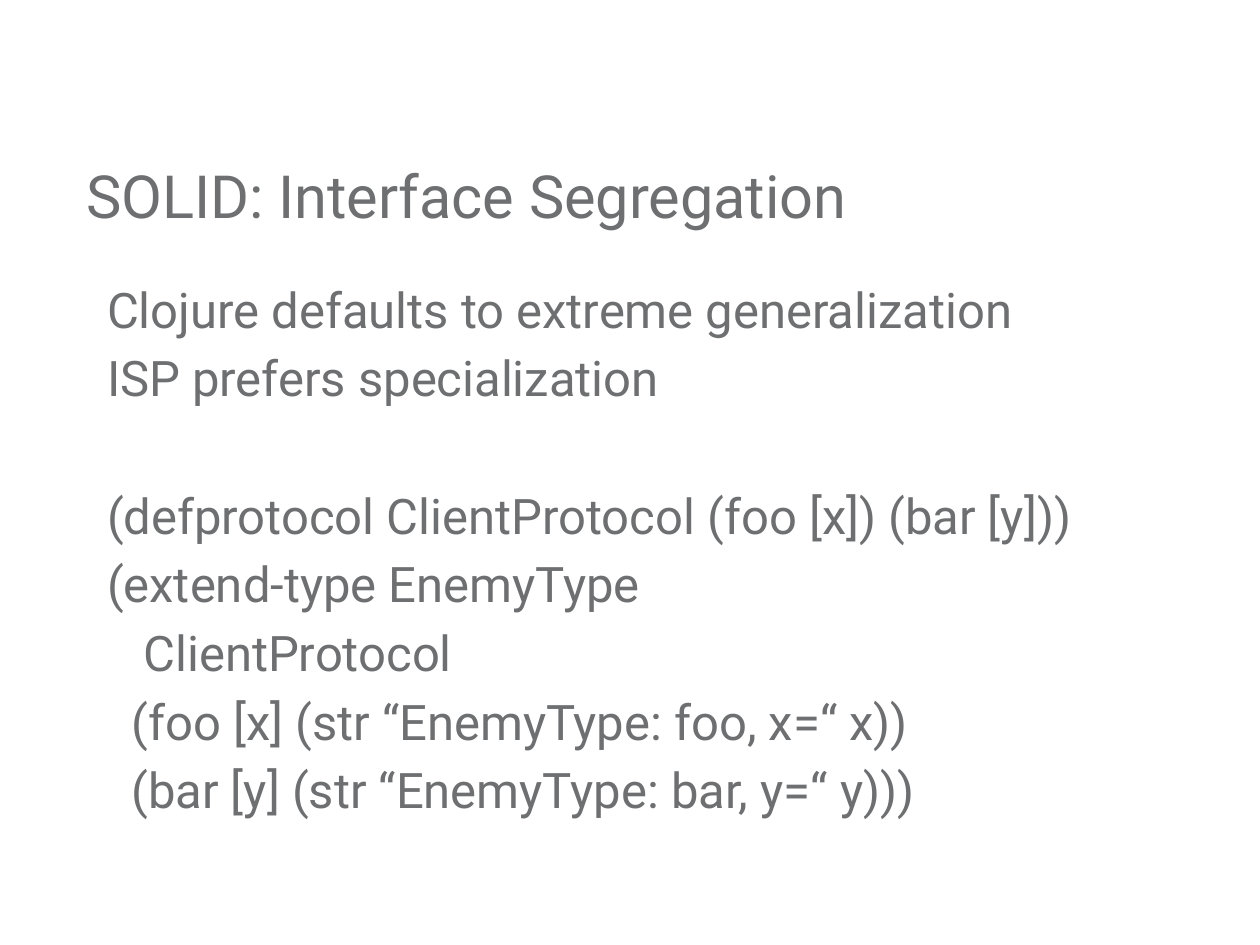
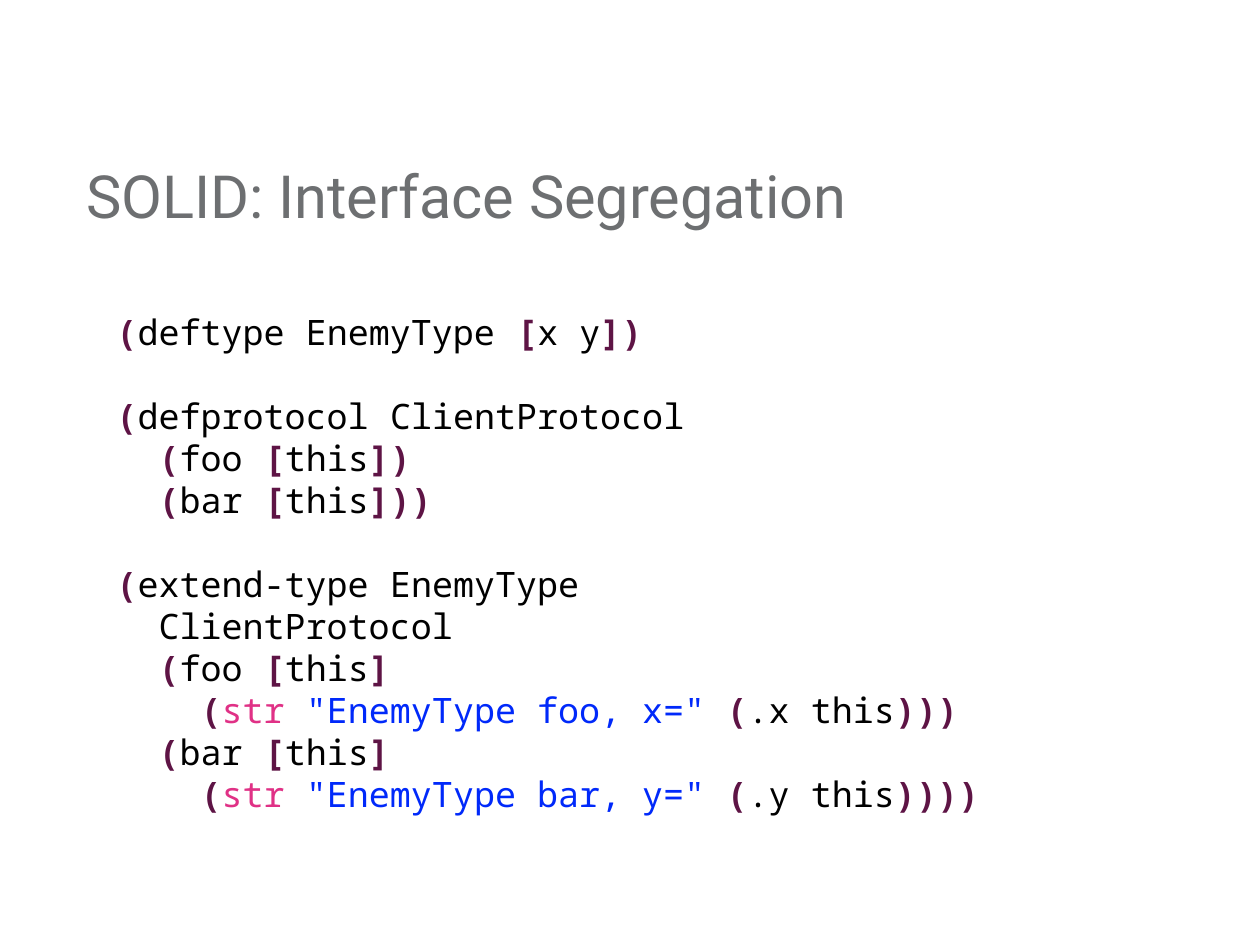
Before and after one commit to mjul/top-10-clojure-ndc-2011, a slide deck: slide 59 of Top Things to Learn From Clojure.pptx (slide 56 before the commit). Drawn at 1260x945 pixels with LibreOffice and Linux fonts; fonts in the diff are those of the drawing; background and template pictures are left out. Boxes give left, top, right and bottom in pixels: in the first picture for what was removed or moved away, otherwise in the second. Text is boxed around its words. In the diff, an @@ line names an element or a change of style, - is before the commit and + after.

```diff
--- a/Top Things to Learn From Clojure.pptx
+++ b/Top Things to Learn From Clojure.pptx
@@ text "(deftype EnemyType [x y])" moved from (x1=107, y1=291, x2=1071, y2=819) to (x1=116, y1=318, x2=979, y2=816) @@
@@ text at (x1=116, y1=318, x2=684, y2=519): text changed; size 28 to 20 pt; font Roboto to Noto Sans Mono; text colour #6D6F71 to #000000 @@
-Clojure defaults to extreme generalization
-ISP prefers specialization
-(defprotocol ClientProtocol (foo [x]) (bar [y]))
+(deftype EnemyType [x y])
+(defprotocol ClientProtocol
+(foo [this])
+(bar [this]))
@@ text at (x1=116, y1=570, x2=579, y2=640): size 28 to 20 pt, font Roboto to Noto Sans Mono, text colour #6D6F71 to #000000 in "(extend-type EnemyType", "ClientProtocol"; text colour #6D6F71 to #5E1445, bold on in "(extend-type"; less space between paragraphs @@
@@ text at (x1=159, y1=654, x2=979, y2=816): text changed; size 28 to 20 pt; font Roboto to Noto Sans Mono; text colour #6D6F71 to #0029FA @@
-(foo [x] (str “EnemyType: foo, x=“ x))
-(bar [y] (str “EnemyType: bar, y=“ y)))
+(foo [this]
+(str "EnemyType foo, x=" (.x this)))
+(bar [this]
+(str "EnemyType bar, y=" (.y this))))
```
Also in this commit, not shown: 5 other slides changed, 5 slides added, 2 slides removed, 3 other files.
